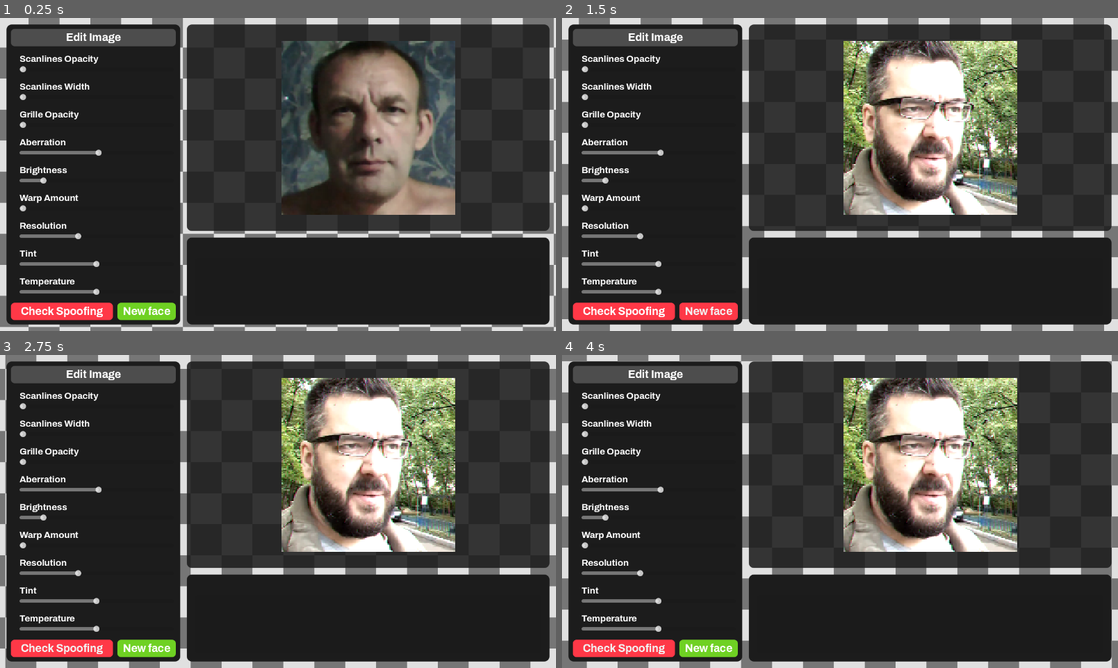
Above: before the commit, frames 1-4 (two rows, left to right).
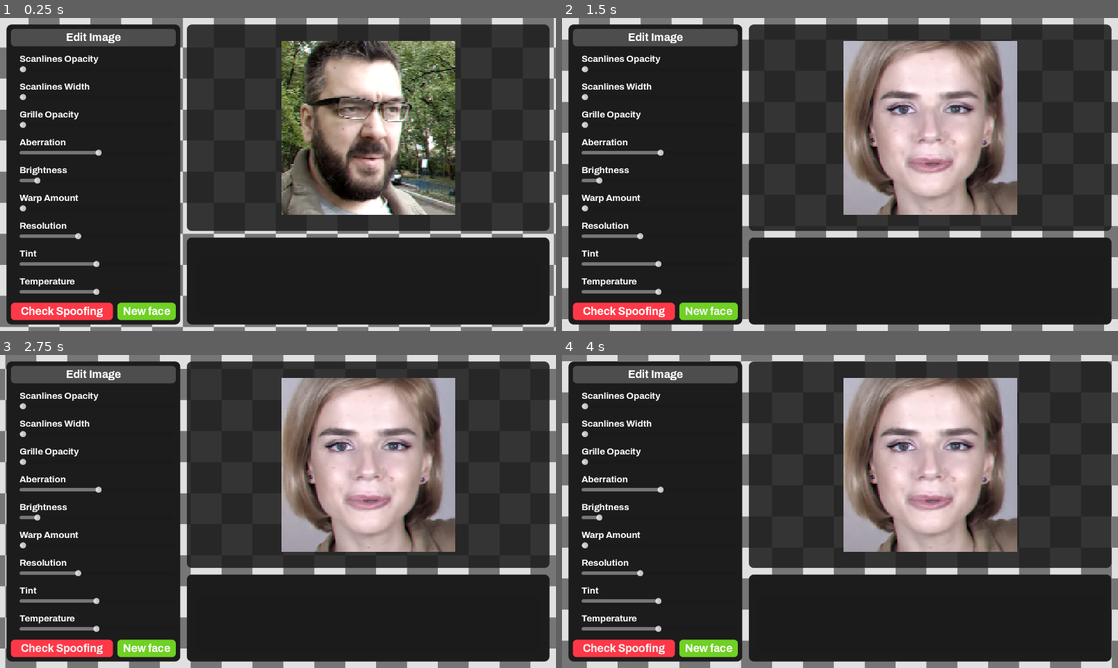
Above: after the commit, the same moments.

Repository: unaiLarra/SI_Proyecto_Final
Game: Godot game, scene res://Scenes/main.tscn
Same seed, same stepped clock (60 frames per second), same inputs: the game is played once before the commit and once after it.
Inputs:
- Up to frame 1 (0.25 s): no input
- Up to frame 2 (1.5 s): click "New face" at 0.5 s; click "New face" at 1.25 s
- Up to frame 3 (2.75 s): click "Check Spoofing" at 2 s
- Up to frame 4 (4 s): click "Check Spoofing" at 2.75 s; click "Check Spoofing" at 3.5 s

The runs differ from the first frame. In frame 1, 16% of the frame differs, in the area x 6-82%, y 7-63%; in frame 2, 16%, in the area x 6-82%, y 7-97%; in frame 3, 16%; in frame 4, 16%.

Commit message:
New folder and fixed empty folder

Diff:
--- /dev/null
+++ b/anti-spoof-demo/Resources/Themes/green_button_unpressed.tres
@@ -0,0 +1,8 @@
+[gd_resource type="StyleBoxFlat" format=3 uid="uid://dbo6np7f6vp3p"]
+
+[resource]
+bg_color = Color(0.434327, 0.82, 0.1394, 1)
+corner_radius_top_left = 9
+corner_radius_top_right = 9
+corner_radius_bottom_right = 9
+corner_radius_bottom_left = 9
--- a/anti-spoof-demo/Scenes/main.tscn
+++ b/anti-spoof-demo/Scenes/main.tscn
@@ -9,7 +9,8 @@
 [ext_resource type="StyleBox" uid="uid://cnwkf6klwlt6a" path="res://Resources/Themes/button_theme_hover.tres" id="4_21xkr"]
 [ext_resource type="Shader" uid="uid://b2lkgl5dv1bs7" path="res://Resources/Shaders/main.gdshader" id="4_kry3j"]
 [ext_resource type="StyleBox" uid="uid://b7f767x7eub8q" path="res://Resources/Themes/button_hover.tres" id="5_6bp64"]
-[ext_resource type="Texture2D" uid="uid://dtgwhkvj46ics" path="res://Assets/Sample Images/real_217.png" id="7_344ge"]
+[ext_resource type="Texture2D" uid="uid://dtgwhkvj46ics" path="res://Assets/SampleImages/real_217.png" id="7_344ge"]
+[ext_resource type="StyleBox" uid="uid://dbo6np7f6vp3p" path="res://Resources/Themes/green_button_unpressed.tres" id="9_6iyac"]
 [ext_resource type="StyleBox" uid="uid://dr0tgve3p52p1" path="res://Resources/Themes/progress_bar_theme.tres" id="10_hptm8"]
 
 [sub_resource type="GradientTexture1D" id="GradientTexture1D_6iyac"]
@@ -31,8 +32,15 @@
 corner_radius_bottom_right = 9
 corner_radius_bottom_left = 9
 
-[sub_resource type="StyleBoxFlat" id="StyleBoxFlat_344ge"]
-bg_color = Color(0.434327, 0.82, 0.1394, 1)
+[sub_resource type="StyleBoxFlat" id="StyleBoxFlat_6iyac"]
+bg_color = Color(0.250133, 0.67, 0.134, 1)
+corner_radius_top_left = 9
+corner_radius_top_right = 9
+corner_radius_bottom_right = 9
+corner_radius_bottom_left = 9
+
+[sub_resource type="StyleBoxFlat" id="StyleBoxFlat_fdnlq"]
+bg_color = Color(0.25098, 0.670588, 0.133333, 1)
 corner_radius_top_left = 9
 corner_radius_top_right = 9
 corner_radius_bottom_right = 9
@@ -416,7 +424,7 @@
 layout_mode = 2
 max_value = 10.0
 step = 0.01
-value = 1.4
+value = 1.0
 
 [node name="MarginContainer13" type="MarginContainer" parent="MarginContainer/HBoxContainer/MarginContainer/Panel/MarginContainer/VBoxContainer/VScrollBar/VBoxContainer"]
 layout_mode = 2
@@ -573,17 +581,17 @@
 theme_override_colors/font_color = Color(1, 1, 1, 1)
 theme_override_fonts/font = ExtResource("1_jjgbg")
 theme_override_font_sizes/font_size = 25
-theme_override_styles/focus = ExtResource("4_21xkr")
-theme_override_styles/disabled_mirrored = ExtResource("4_21xkr")
-theme_override_styles/disabled = ExtResource("4_21xkr")
-theme_override_styles/hover_pressed_mirrored = ExtResource("4_21xkr")
-theme_override_styles/hover_pressed = ExtResource("4_21xkr")
-theme_override_styles/hover_mirrored = ExtResource("4_21xkr")
-theme_override_styles/hover = ExtResource("5_6bp64")
-theme_override_styles/pressed_mirrored = ExtResource("4_21xkr")
-theme_override_styles/pressed = ExtResource("4_21xkr")
-theme_override_styles/normal_mirrored = ExtResource("4_21xkr")
-theme_override_styles/normal = SubResource("StyleBoxFlat_344ge")
+theme_override_styles/focus = ExtResource("9_6iyac")
+theme_override_styles/disabled_mirrored = ExtResource("9_6iyac")
+theme_override_styles/disabled = ExtResource("9_6iyac")
+theme_override_styles/hover_pressed_mirrored = ExtResource("9_6iyac")
+theme_override_styles/hover_pressed = SubResource("StyleBoxFlat_6iyac")
+theme_override_styles/hover_mirrored = ExtResource("9_6iyac")
+theme_override_styles/hover = SubResource("StyleBoxFlat_fdnlq")
+theme_override_styles/pressed_mirrored = ExtResource("9_6iyac")
+theme_override_styles/pressed = ExtResource("9_6iyac")
+theme_override_styles/normal_mirrored = ExtResource("9_6iyac")
+theme_override_styles/normal = ExtResource("9_6iyac")
 text = "New face"
 
 [node name="MarginContainer2" type="MarginContainer" parent="MarginContainer/HBoxContainer"]
--- a/anti-spoof-demo/Scripts/main.gd
+++ b/anti-spoof-demo/Scripts/main.gd
@@ -55,19 +55,16 @@
 	result_label.text = ''
 	progress_bar.value = 0
 	var paths: Array[String] = []
-	var dir_path := "res://Assets/Sample Images/"
+	var dir_path := "res://Assets/SampleImages/"
 	var dir = DirAccess.open(dir_path)
-	if dir:
-		dir.list_dir_begin()
-		var file_name = dir.get_next()
-		while file_name != "":
-			if !dir.current_is_dir() and file_name.ends_with(".png"):
-				paths.append(dir_path+"/"+file_name)
-			file_name = dir.get_next()
-		crt_overlay.material.set_shader_parameter("face_image", load(paths[randi_range(0,len(paths)-1)]))
-		#face_material.albedo_texture = load(paths[randi_range(0,len(paths)-1)])
-	else:
-		print("An error occurred when trying to access the path.")
+	var resources = ResourceLoader.list_directory(dir_path)
+	for res in resources:
+		if res.ends_with(".png"):
+			paths.append(dir_path+"/"+res)
+	print('Image paths: \n',paths)
+	crt_overlay.material.set_shader_parameter("face_image", load(paths[randi_range(0,len(paths)-1)]))
+	#face_material.albedo_texture = load(paths[randi_range(0,len(paths)-1)])
+
 
 
 func _on_check_spoof_button_button_up() -> void:
@@ -101,6 +98,8 @@
 	return nodes
 
 func progress_bar_tween_to_value(value: float, predicted_class: String) -> void:
+	if value < 0.02:
+		value = 0.02
 	if progress_bar_tween:
 		progress_bar_tween.kill()
 	progress_bar_tween = create_tween()
Renamed: anti-spoof-demo/Assets/Sample Images/real_110.png -> anti-spoof-demo/Assets/SampleImages/real_110.png
Not shown, changed: anti-spoof-demo/Assets/SampleImages/real_110.png.import
Renamed: anti-spoof-demo/Assets/Sample Images/real_132.png -> anti-spoof-demo/Assets/SampleImages/real_132.png
Not shown, changed: anti-spoof-demo/Assets/SampleImages/real_132.png.import
Renamed: anti-spoof-demo/Assets/Sample Images/real_155.png -> anti-spoof-demo/Assets/SampleImages/real_155.png
Not shown, changed: anti-spoof-demo/Assets/SampleImages/real_155.png.import
Renamed: anti-spoof-demo/Assets/Sample Images/real_175.png -> anti-spoof-demo/Assets/SampleImages/real_175.png
Not shown, changed: anti-spoof-demo/Assets/SampleImages/real_175.png.import
Renamed: anti-spoof-demo/Assets/Sample Images/real_202.png -> anti-spoof-demo/Assets/SampleImages/real_202.png
Not shown, changed: anti-spoof-demo/Assets/SampleImages/real_202.png.import
Renamed: anti-spoof-demo/Assets/Sample Images/real_217.png -> anti-spoof-demo/Assets/SampleImages/real_217.png
Not shown, changed: anti-spoof-demo/Assets/SampleImages/real_217.png.import
(and 19 more such lines)
